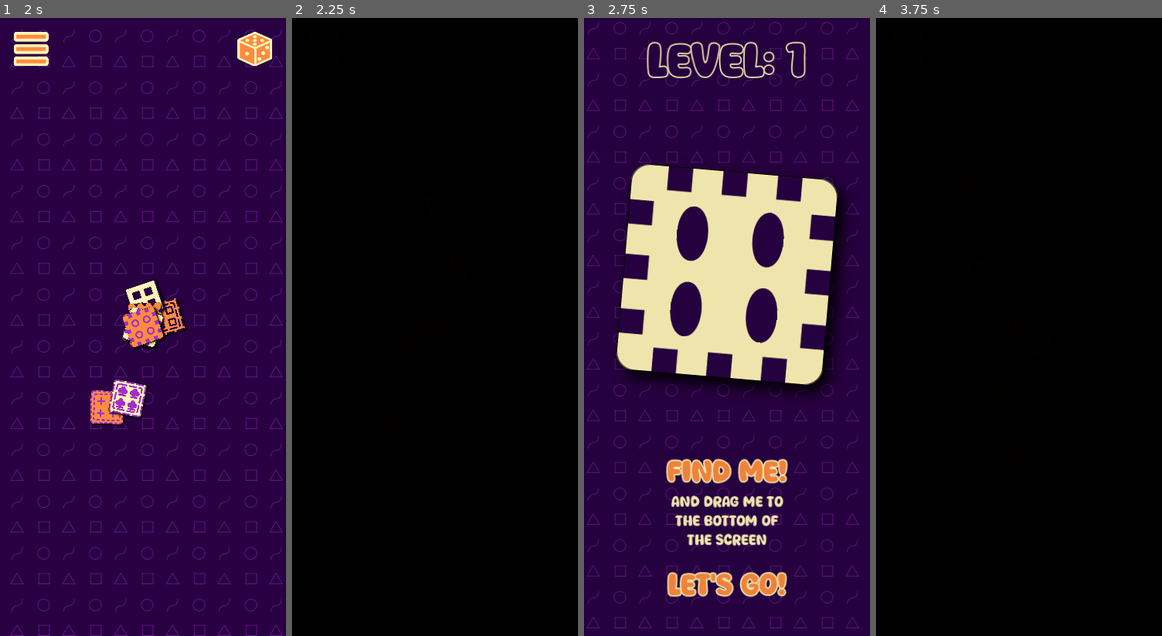
Above: before the commit, frames 1-4 (left to right).
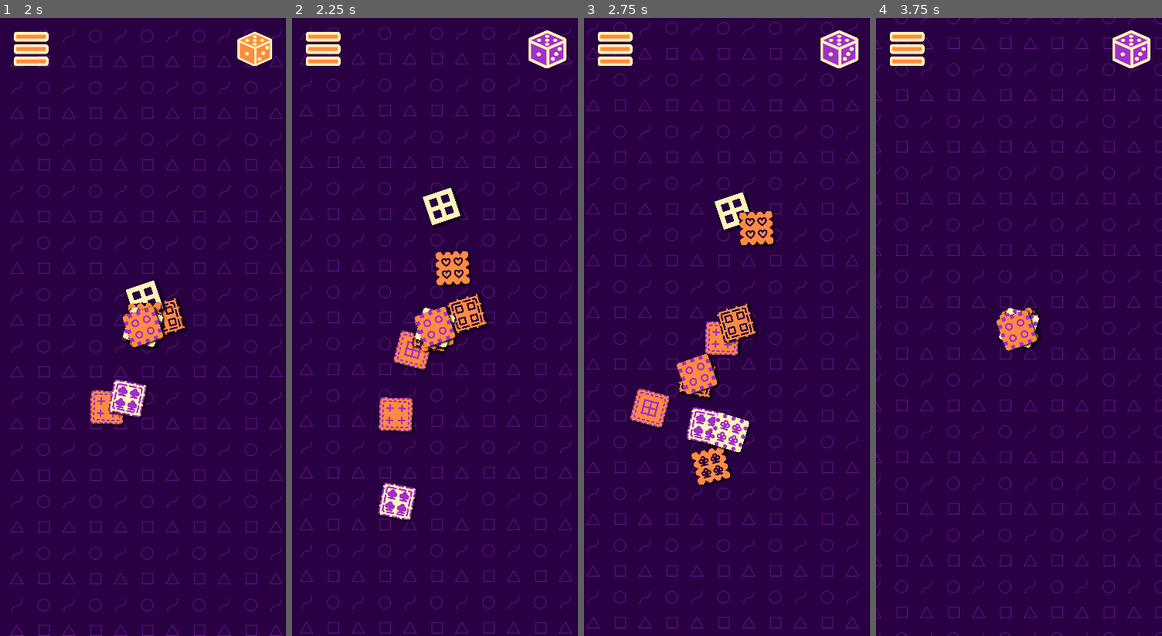
Above: after the commit, the same moments.

Repository: magopian/rummager
Game: Godot game, scene res://start_menu.tscn
Same seed, same stepped clock (60 frames per second), same inputs: the game is played once before the commit and once after it. Sound files missing from this copy of the repository are replaced by a short silence.
Inputs (mouse positions are in pixels of both pictures, inside the frame that each line leads up to):
- Up to frame 1 (2 s): click "START" at 0.5 s; click (143, 327) at 1.27 s
- Up to frame 2 (2.25 s): click (546, 48) at 2 s
- Up to frame 3 (2.75 s): no input
- Up to frame 4 (3.75 s): click (1019, 586) at 2.75 s, where only the run before the commit has a clickable "Let's go!"; click (1130, 48) at 3.5 s

Frame 1 is identical in both runs. In frame 2, 100% of the frame differs, in the area x 0-100%, y 0-100%; in frame 3, 29%; in frame 4, 100%.

Commit message:
Unshuffle cards when clicking the "shuffle" button, before re-shuffling

Diff:
--- a/game.gd
+++ b/game.gd
@@ -42,7 +42,7 @@
 	zones.slide_out(0)
 	fade_transition.show()
 	menu_button.pressed.connect(_on_menu_button_pressed)
-	shuffle_button.pressed.connect(shuffle)
+	shuffle_button.pressed.connect(_on_shuffle_clicked)
 	pick_me_canvas_layer.button_pressed.connect(_on_lets_go_button_pressed)
 	lets_go_button.button_pressed.connect(_on_lets_go_button_pressed)
 	timer.timeout.connect(zoom_in)
@@ -63,6 +63,8 @@
 		cards.add_child(card)
 	pick_me_canvas_layer.show()
 	display_card_to_find()
+
+	# All ready, fade in
 	await fade_transition.fade_in()
 
 
@@ -115,7 +117,8 @@
 	return audio_stream_player
 
 
-func shuffle() -> void:
+func _on_shuffle_clicked() -> void:
+	await unshuffle().finished
 	fade_transition.fade_to_file("res://game.tscn", sound_shuffle)
 
 
@@ -124,7 +127,7 @@
 	Global.slide_off_screen(level_label, 0.15)
 	Global.slide_off_screen(explanation, 0.15)
 	Global.slide_in_screen(menu, 0.15)
-	shuffle_cards()
+	shuffle_out()
 	var card: Card = card_display.get_child(0)
 	var tween: Tween = card.create_tween().set_ease(Tween.EASE_IN_OUT).set_trans(Tween.TRANS_CUBIC)
 	tween.tween_property(card, "global_position", Global.viewport_size / 2, 0.5)
@@ -132,7 +135,7 @@
 	pick_me_canvas_layer.queue_free()
 
 
-func shuffle_cards() -> void:
+func shuffle_out() -> void:
 	var x: int = 0
 	var total_num_cards: float = cards.get_child_count()
 	var speed: float = 1 / total_num_cards
@@ -141,7 +144,18 @@
 		x += 1
 
 
-func unshuffle_cards() -> void:
+func unshuffle() -> Tween:
+	var x: int = 0
+	var tween: Tween
+	var total_num_cards: float = cards.get_child_count()
+	var speed: float = 1 / total_num_cards
+	for card in (cards.get_children() as Array[Card]):
+		tween = card.unshuffle(1, x * speed)
+		x += 1
+	return tween
+
+
+func explode_out() -> void:
 	var tween: Tween
 	var x: int = 0
 	var total_num_cards: float = cards.get_child_count()
@@ -179,21 +193,21 @@
 	if thrown_out_bottom(card):
 		if card == card_to_find:
 			Music.play_win()
-			await unshuffle_cards()
+			await explode_out()
 			fade_transition.fade_to_file("res://you_win.tscn")
 		else:
 			var you_lose_scene = load("res://you_lose.tscn").instantiate()
 			you_lose_scene.lost_reason = "You chose the wrong card"
 			you_lose_scene.valid_card = card_to_find.duplicate()
 			you_lose_scene.wrong_card = card.duplicate()
-			await unshuffle_cards()
+			await explode_out()
 			fade_transition.fade_to_node(you_lose_scene, sound_lose)
 	else:
 		if card == card_to_find:
 			var you_lose_scene = load("res://you_lose.tscn").instantiate()
 			you_lose_scene.lost_reason = "You discarded the card you were looking for"
 			you_lose_scene.valid_card = card_to_find.duplicate()
-			await unshuffle_cards()
+			await explode_out()
 			fade_transition.fade_to_node(you_lose_scene, sound_lose)
 
 
